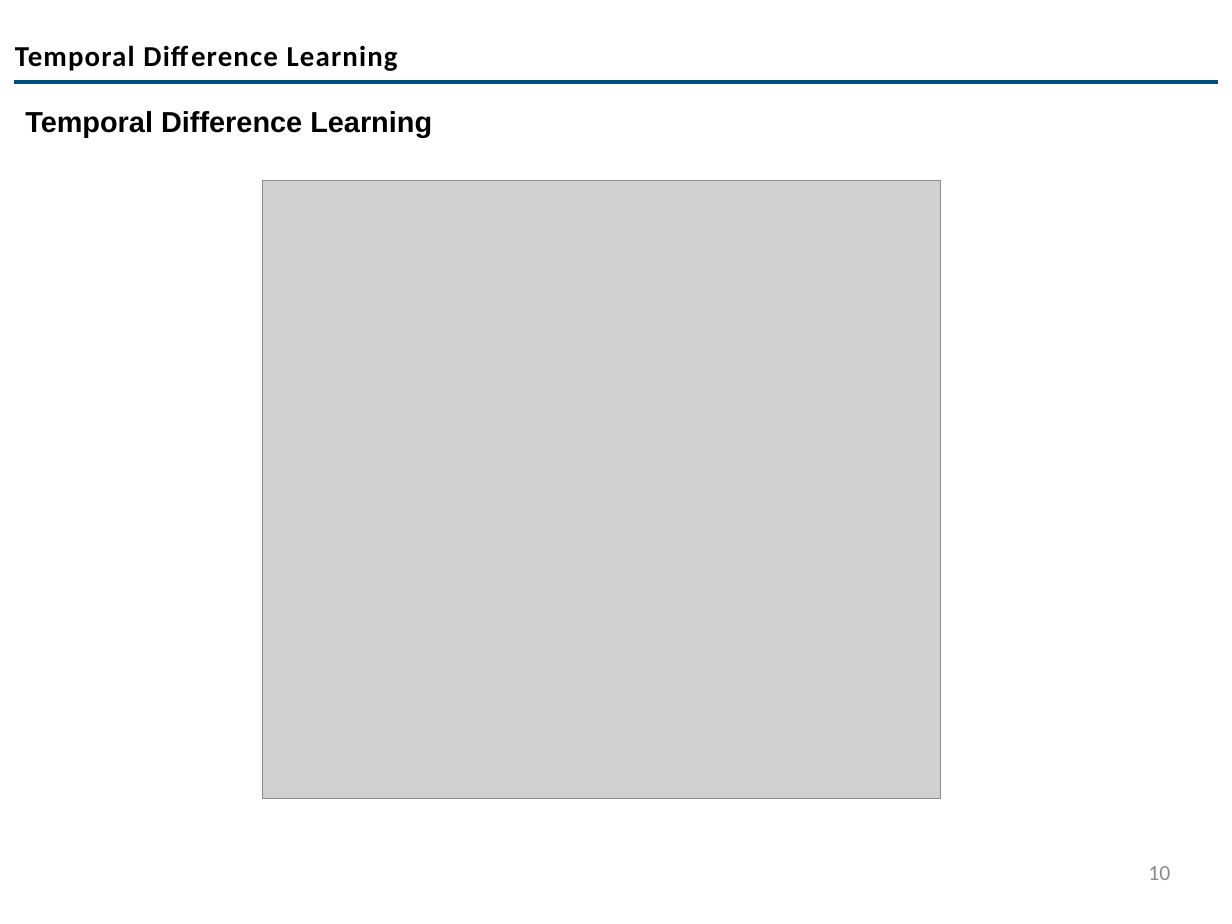
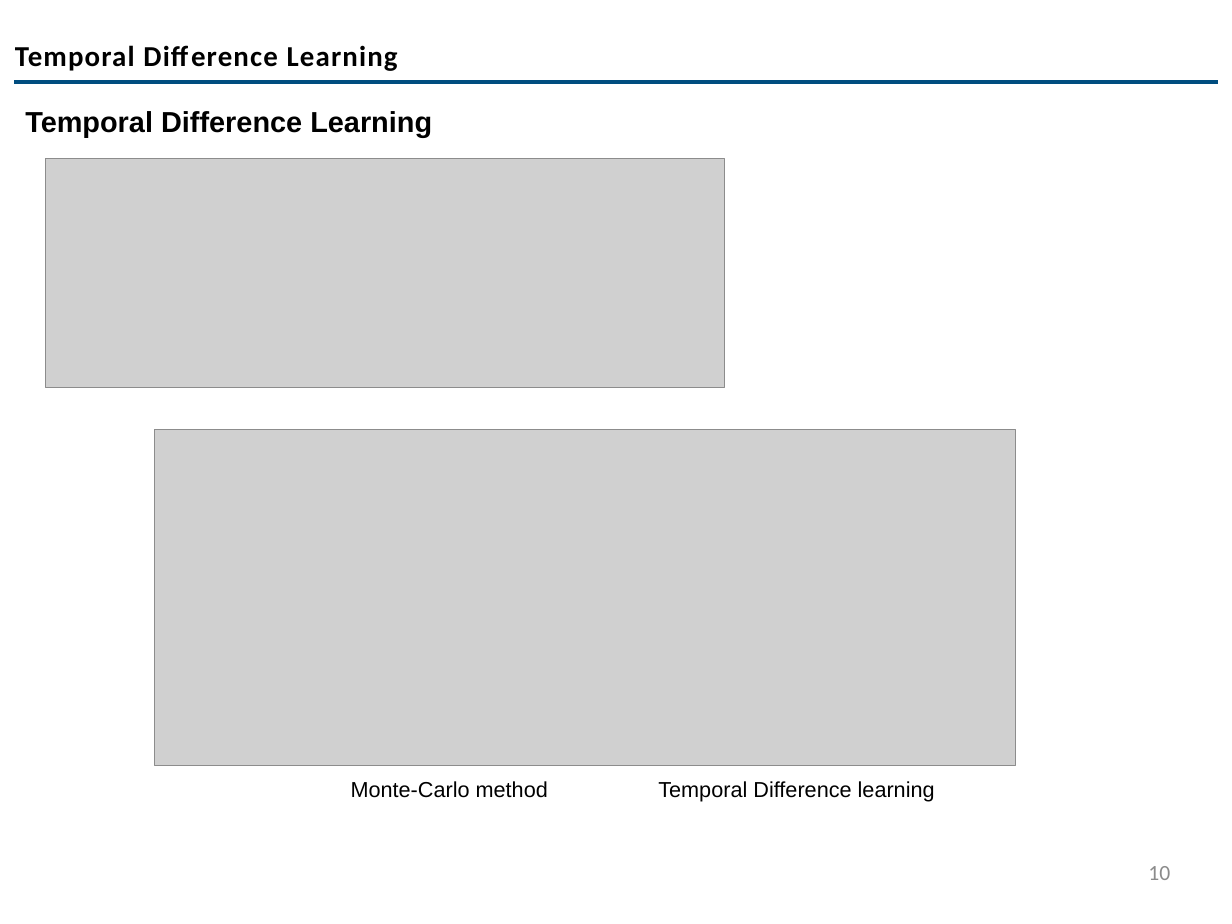
Before and after one commit to codemoo/MLCS-Internship-Program, a slide deck: slide 10 of 004 Reinforcement Learning/Introduction to RL-Part 2.pptx. Drawn at 1232x924 pixels with LibreOffice and Linux fonts; fonts in the diff are those of the drawing; grey boxes stand for pictures; background and template pictures are left out. Boxes give left, top, right and bottom in pixels: in the first picture for what was removed or moved away, otherwise in the second. Text is boxed around its words. In the diff, an @@ line names an element or a change of style, - is before the commit and + after.

```diff
--- a/004 Reinforcement Learning/Introduction to RL-Part 2.pptx
+++ b/004 Reinforcement Learning/Introduction to RL-Part 2.pptx
@@ picture added at box(46, 159, 724, 388) @@
@@ picture removed at box(263, 180, 941, 798) @@
@@ picture added at box(154, 430, 1016, 766) @@
@@ text added at box(351, 781, 548, 798), 18 pt, text #000000 @@
+Monte-Carlo method
@@ text added at box(658, 781, 935, 802), 18 pt, text #000000 @@
+Temporal Difference learning
```
Also in this commit, not shown: 5 other slides changed, 1 slide added, 2 slides removed, 1 other file.
